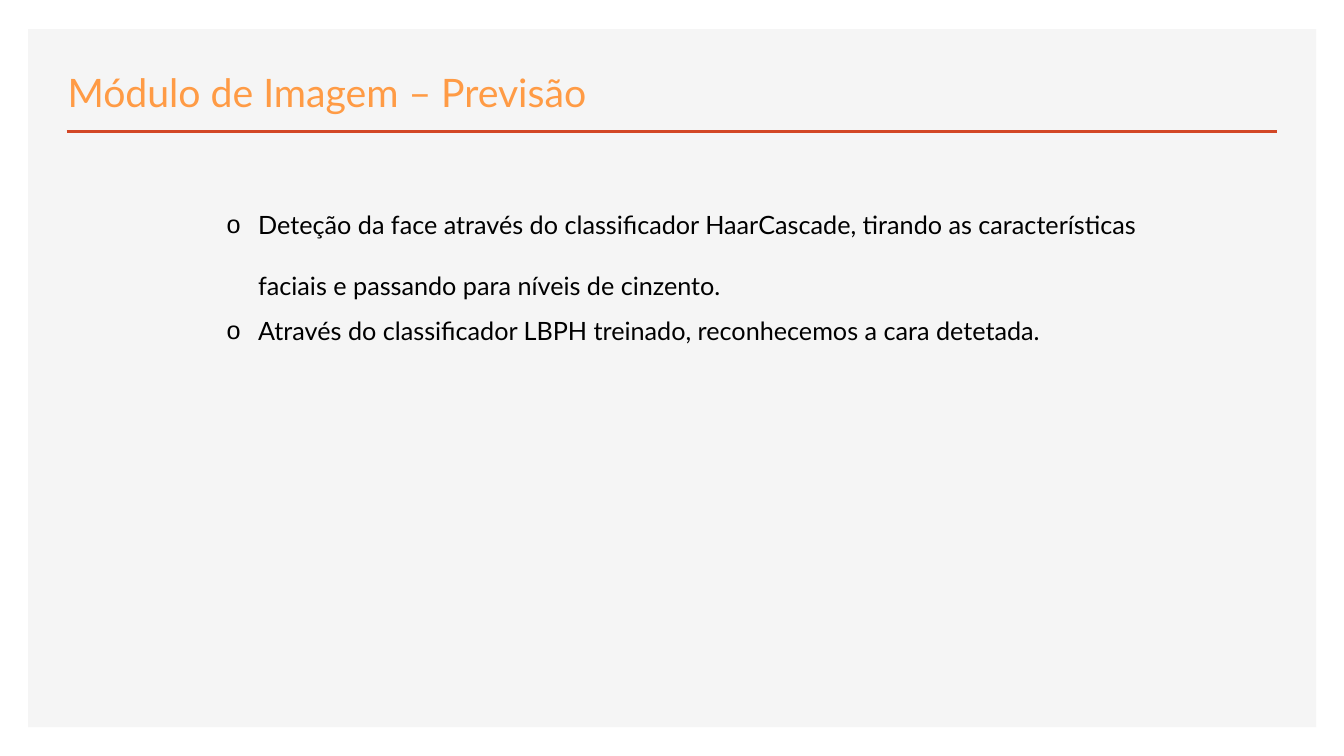
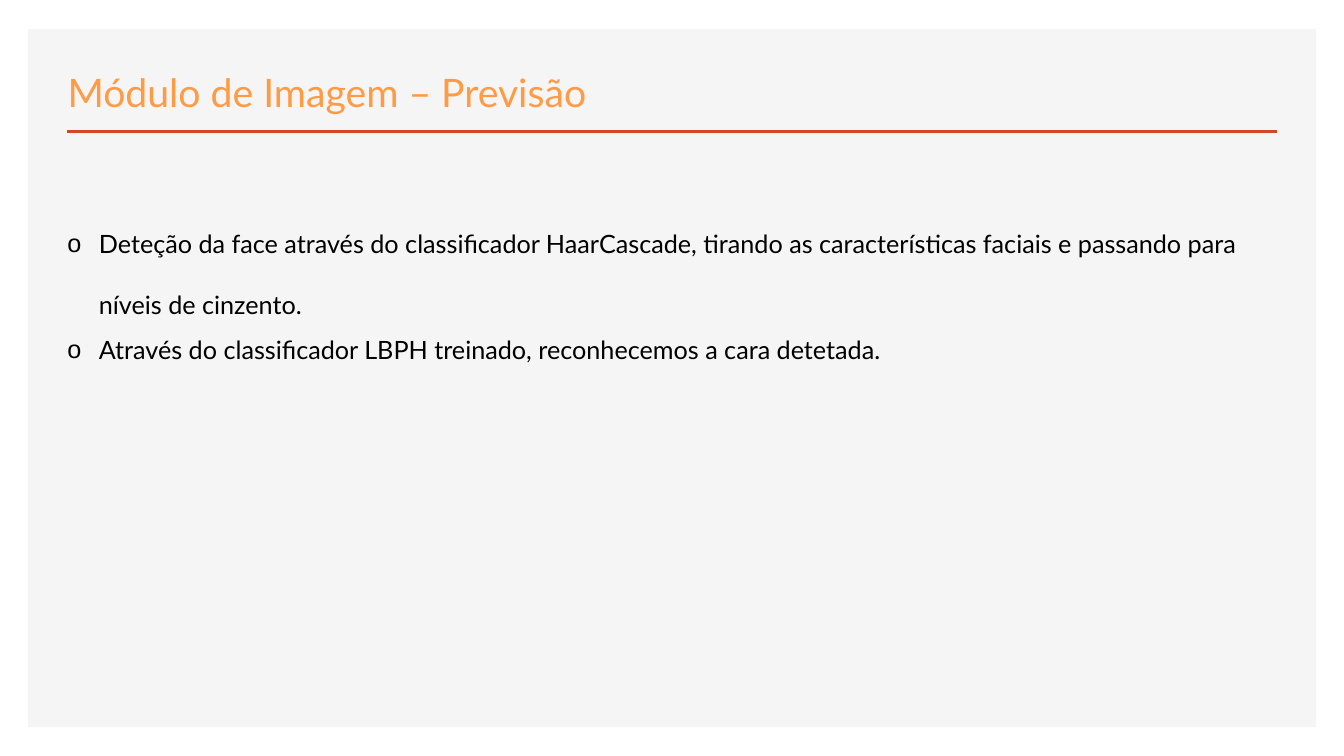
Before and after one commit to Icrum/MEEC_1920_LI2_G1, a slide deck: slide 5 of ApresentacaoLI2_G1.pptx. Drawn at 1344x756 pixels with LibreOffice and Linux fonts; fonts in the diff are those of the drawing. Boxes give left, top, right and bottom in pixels: in the first picture for what was removed or moved away, otherwise in the second. Text is boxed around its words. In the diff, an @@ line names an element or a change of style, - is before the commit and + after.

```diff
--- a/ApresentacaoLI2_G1.pptx
+++ b/ApresentacaoLI2_G1.pptx
@@ text "Deteção da face através do ..." rewrapped from (258, 215, 1135, 344) to (99, 234, 1236, 362) @@
```
Also in this commit, not shown: 2 other slides changed, 3 other files.
